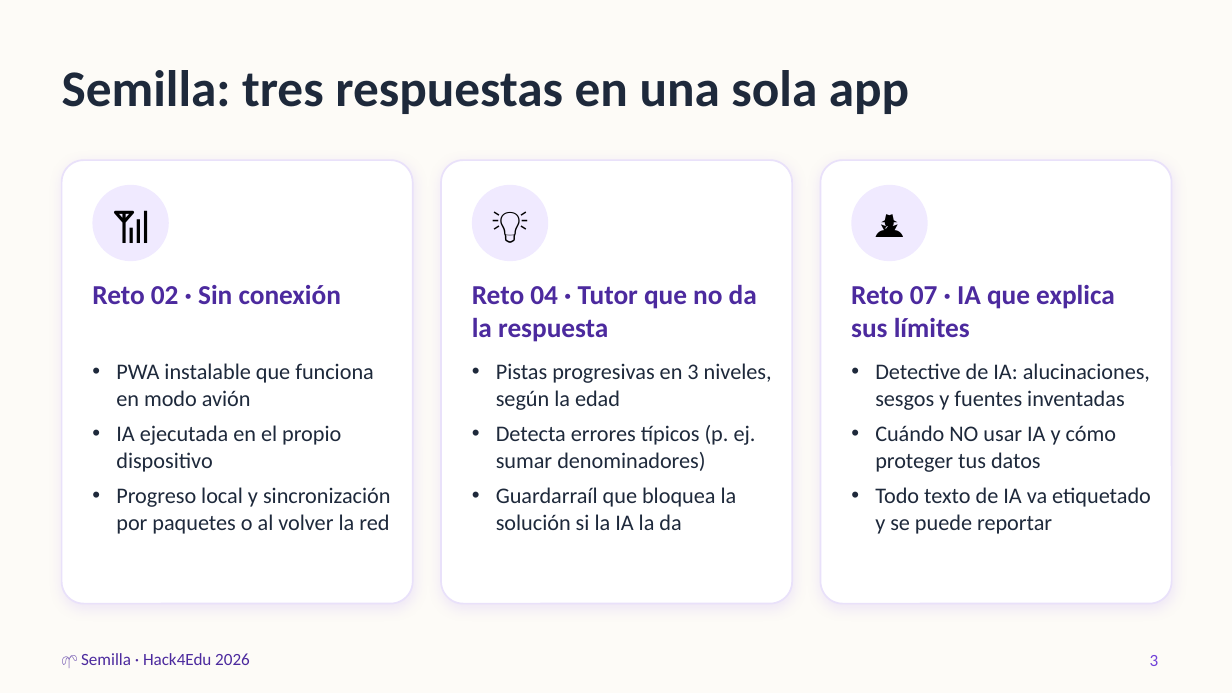
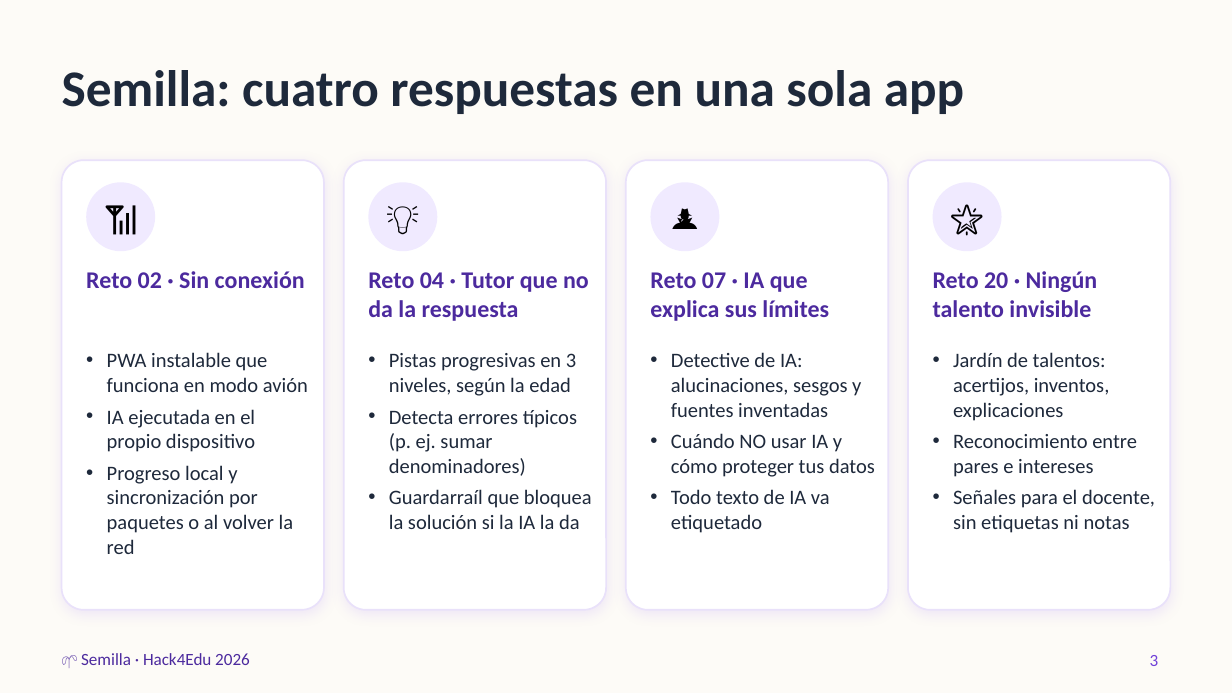
Before and after one commit to elieserfernandez2004/profuturo2026, a slide deck: slide 3 of docs/Semilla_Hack4Edu2026.pptx. Drawn at 1232x693 pixels with LibreOffice and Linux fonts; fonts in the diff are those of the drawing. Boxes give left, top, right and bottom in pixels: in the first picture for what was removed or moved away, otherwise in the second. Text is boxed around its words. In the diff, an @@ line names an element or a change of style, - is before the commit and + after.

```diff
--- a/docs/Semilla_Hack4Edu2026.pptx
+++ b/docs/Semilla_Hack4Edu2026.pptx
@@ title at [62,70,964,114]: text changed @@
-Semilla: tres respuestas en una sola app
+Semilla: cuatro respuestas en una sola app
@@ rounded rectangle: place and size @@
-rounded rectangle at [62,160,413,604]
+rounded rectangle at [62,160,324,610]
@@ rounded rectangle: place and size @@
-rounded rectangle at [441,160,792,604]
+rounded rectangle at [344,160,606,610]
@@ proportions changed in 3 elements at [62,160,324,610], [344,160,606,610], [626,160,888,610] @@
@@ rounded rectangle: place and size @@
-rounded rectangle at [821,160,1172,604]
+rounded rectangle at [626,160,888,610]
@@ rounded rectangle added at [908,160,1170,610], fill #FFFFFF, outline #E9E1FA 1 pt @@
@@ ellipse: place and size @@
-ellipse at [92,185,169,261]
+ellipse at [86,182,155,251]
@@ ellipse: place and size @@
-ellipse at [472,185,548,261]
+ellipse at [368,182,437,251]
@@ text "💡": place and size @@
-text "💡" at [472,185,548,261]
+text "💡" at [368,182,437,251]
@@ size 21.1 to 19 pt in 3 elements at [86,182,155,251], [368,182,437,251], [650,182,719,251] @@
@@ ellipse: place and size @@
-ellipse at [851,185,928,261]
+ellipse at [650,182,719,251]
@@ text "🕵️": place and size @@
-text "🕵️" at [851,185,928,261]
+text "🕵️" at [650,182,719,251]
@@ ellipse added at [933,182,1002,251], fill #F0EAFF @@
@@ text added at [933,182,1002,251], 19 pt, text #000000 @@
+🌟
@@ text "Reto 02 · Sin conexión": place and size @@
-text "Reto 02 · Sin conexión" at [92,285,341,304]
+text "Reto 02 · Sin conexión" at [86,271,305,288]
@@ text "Reto 04 · Tutor que ...": place and size @@
-text "Reto 04 · Tutor que ..." at [472,284,757,342]
+text "Reto 04 · Tutor que ..." at [368,272,589,321]
@@ size 16 to 14 pt in 3 elements at [86,271,305,288], [368,272,589,321], [650,272,829,321] @@
@@ text "Reto 07 · IA que ...": place and size @@
-text "Reto 07 · IA que ..." at [851,284,1115,337]
+text "Reto 07 · IA que ..." at [650,272,829,321]
@@ text added at [933,271,1098,317], 14 pt, text #4C2A9E, bold @@
+Reto 20 · Ningún talento invisible
@@ text "PWA instalable que funciona en ...": place and size @@
-text "PWA instalable que funciona en ..." at [116,363,391,534]
+text "PWA instalable que funciona en ..." at [107,352,308,554]
@@ text "PWA instalable que funciona en ..." at [107,352,308,554]: size 13 to 12 pt; indent changed; less space between paragraphs @@
@@ text "Pistas progresivas en 3 niveles, ..." at [389,353,592,529]: size 13 to 12 pt; indent changed; less space between paragraphs @@
@@ text "Pistas progresivas en 3 niveles, ...": place and size @@
-text "Pistas progresivas en 3 niveles, ..." at [496,363,772,530]
+text "Pistas progresivas en 3 niveles, ..." at [389,353,592,529]
@@ text "Detective de IA: alucinaciones, sesgos ...": place and size @@
-text "Detective de IA: alucinaciones, sesgos ..." at [875,363,1151,534]
+text "Detective de IA: alucinaciones, sesgos ..." at [671,352,875,533]
@@ text at [671,352,875,477]: size 13 to 12 pt in "Detective de IA: alucinaciones, sesgos y fuentes ...", "Cuándo NO usar IA y cómo proteger ..."; indent changed; less space between paragraphs @@
@@ text added at [953,352,1155,533], 12 pt, text #1E293B @@
+• Jardín de talentos: acertijos, inventos, explicaciones
+• Reconocimiento entre pares e intereses
+• Señales para el docente, sin etiquetas ni notas
@@ text at [671,489,830,533]: text changed; size 13 to 12 pt @@
-• Todo texto de IA va etiquetado y se puede reportar
+• Todo texto de IA va etiquetado
```
Also in this commit, not shown: 3 other slides changed, 1 slide added, 3 other files.
